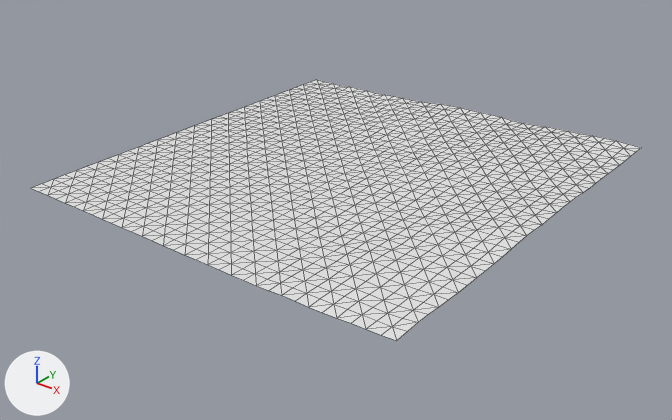
One commit to the OBJ model assets/maps/chunks/terrain_lod0_-6_2.obj: the scene before it, then after it.
Camera for both pictures: a camera (50 mm lens) standing at (-548.1, -519.1, 99.8) and looking at (-702.6, -326.0, -19.9). Lighting does not change. The marker at lower left points along +X, +Y and +Z. The picture after the commit comes second. Mesh edges are drawn as thin lines. Where no turn or scale is listed for an object, it has been applied to the vertices.

Objects in the first picture: 'terrain_lod0_-6_2'.
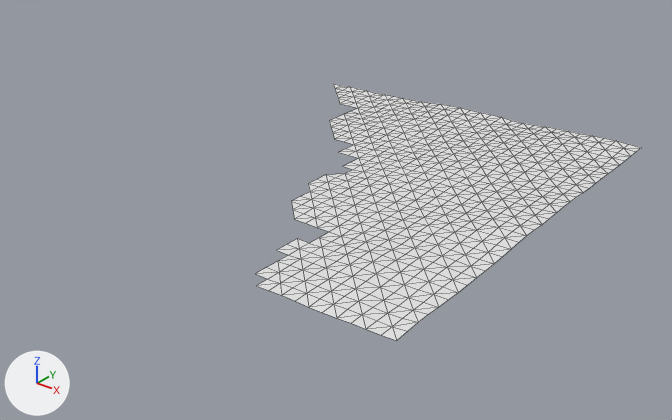
The change, as a list of edits to the scene's bpy script:
```text
Change me_terrain_lod0__6_2:
    used by ob_terrain_lod0__6_2; location = (0.0, 0.0, 0.0)
    remove me_terrain_lod0__6_2.from_pydata(...)  # 1089 vertices, 2048 faces; spans x -768.0..-640.0, y -384.0..-256.0, z -10.8..-6.2
    add me_terrain_lod0__6_2.from_pydata(...)  # 641 vertices, 1163 faces; spans x -760.0..-640.0, y -384.0..-256.0, z -10.8..-6.2
    me_terrain_lod0__6_2 part 1: 448 vertices removed from x -768.0..-684.0, y -384.0..-256.0, z -10.8
```

Boxes [x1, y1, x2, y2] around the edits, measured in the pictures (672 x 420 px):
'terrain_lod0_-6_2', reshaped (37% narrower)
    before: [32, 80, 641, 341]
    after: [256, 84, 641, 341]
part 1 of me_terrain_lod0__6_2, deleted
    before: [32, 80, 359, 286]
